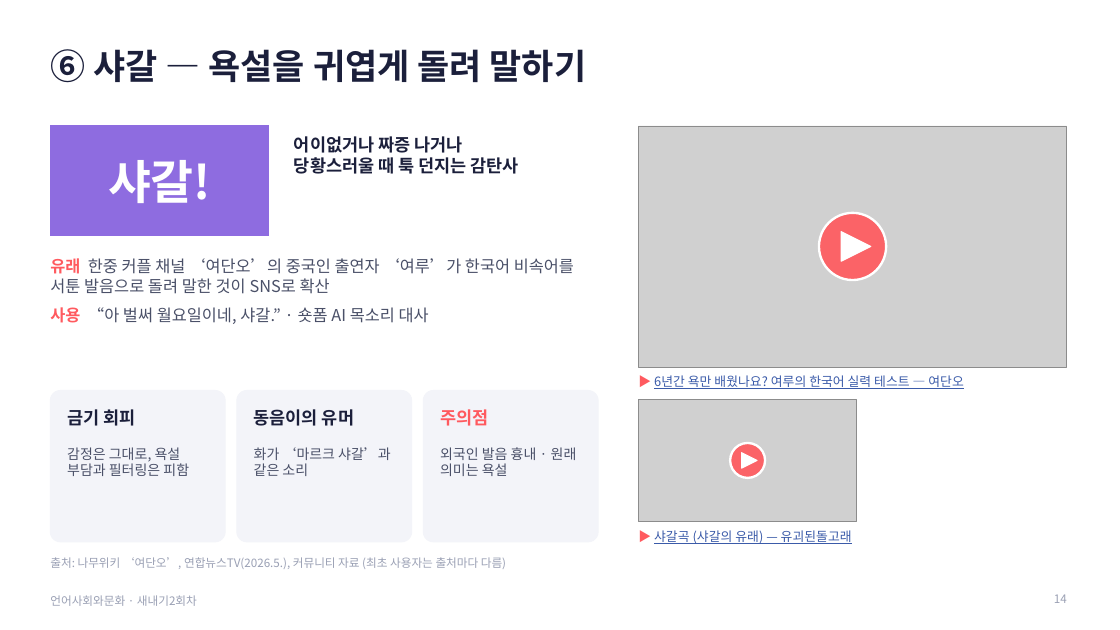
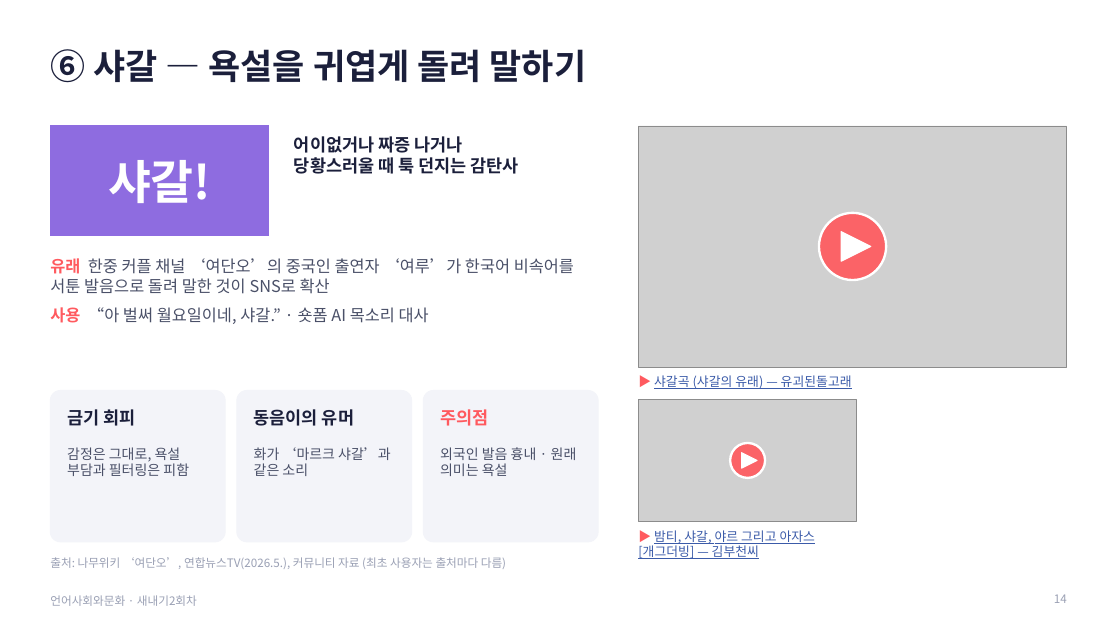
Before and after one commit to junseok7-cpu/hello, a slide deck: slide 14 of report/언어사회와문화_발표_새내기2회차.pptx. Drawn at 1120x630 pixels with LibreOffice and Linux fonts; fonts in the diff are those of the drawing; grey boxes stand for pictures. Boxes give left, top, right and bottom in pixels: in the first picture for what was removed or moved away, otherwise in the second. Text is boxed around its words. In the diff, an @@ line names an element or a change of style, - is before the commit and + after.

```diff
--- a/report/언어사회와문화_발표_새내기2회차.pptx
+++ b/report/언어사회와문화_발표_새내기2회차.pptx
@@ text at bbox=[654, 375, 852, 389]: text changed @@
-▶ 6년간 욕만 배웠나요? 여루의 한국어 실력 테스트 — 여단오
+▶ 샤갈곡 (샤갈의 유래) — 유괴된돌고래
@@ text at bbox=[638, 530, 815, 559]: text changed @@
-▶ 샤갈곡 (샤갈의 유래) — 유괴된돌고래
+▶ 밤티, 샤갈, 야르 그리고 아자스 [개그더빙] — 김부천씨
```
Also in this commit, not shown: 3 other files.
